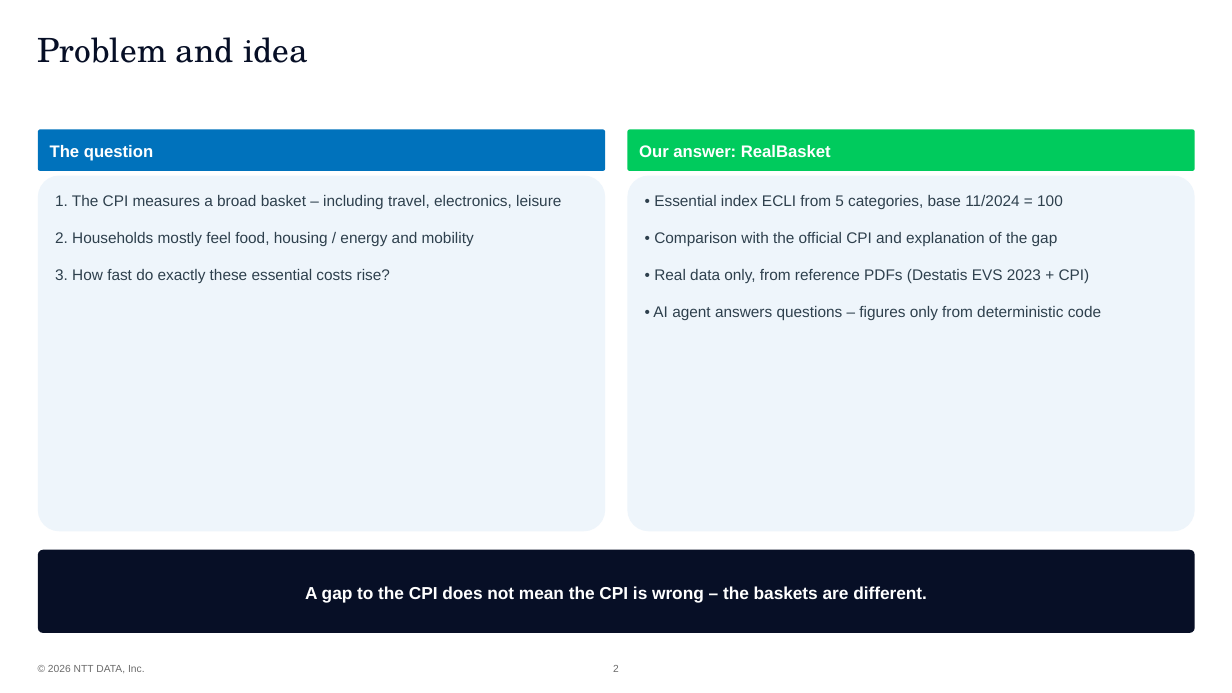
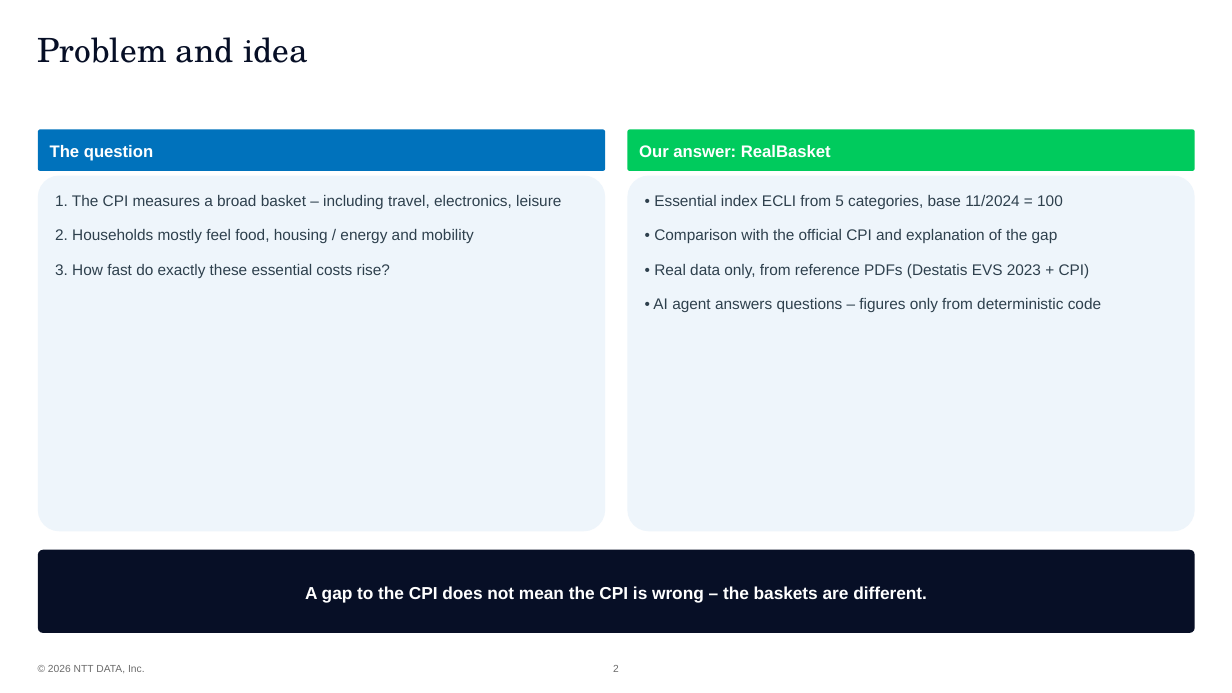
Before and after one commit to ValentinIliu1212/realBasket, a slide deck: slide 2 of hackathon/RealBasket_Hackathon_Demo_EN.pptx. Drawn at 1232x693 pixels with LibreOffice and Linux fonts; fonts in the diff are those of the drawing; background and template pictures are left out. Boxes give left, top, right and bottom in pixels: in the first picture for what was removed or moved away, otherwise in the second. Text is boxed around its words. In the diff, an @@ line names an element or a change of style, - is before the commit and + after.

```diff
--- a/hackathon/RealBasket_Hackathon_Demo_EN.pptx
+++ b/hackathon/RealBasket_Hackathon_Demo_EN.pptx
@@ rounded rectangle "1. The CPI measures a ..." at (38,176,605,531): less space between paragraphs @@
@@ rounded rectangle "• Essential index ECLI from ..." at (628,176,1195,531): less space between paragraphs @@
```
Also in this commit, not shown: 3 other slides changed, 1 slide added, 6 slides removed, 3 other files.
